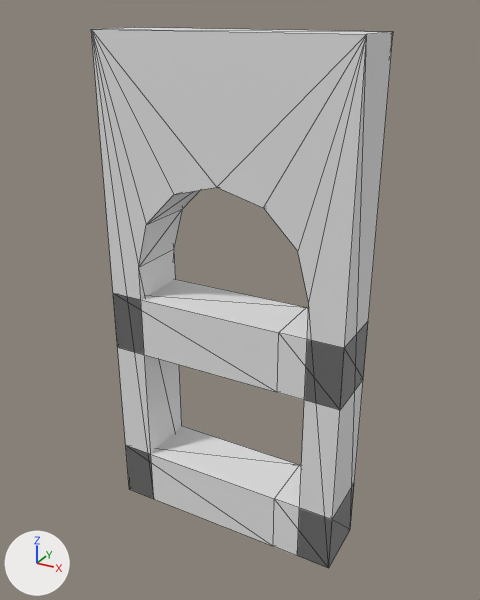
A saved change to the glTF model assets/main_hall_assets/sm_window_wall_02.glb.
Rendered twice from a camera (50 mm lens) standing at (6.65, -7.79, 8.27) and looking at (2.05, 0.57, 4.09). Lighting does not change. The marker at lower left points along +X, +Y and +Z. Mesh edges are drawn as thin lines. Where no turn or scale is listed for an object, it has been applied to the vertices. Vertices at the same position are counted once.

The first picture shows 'sm_window_wall_02'.
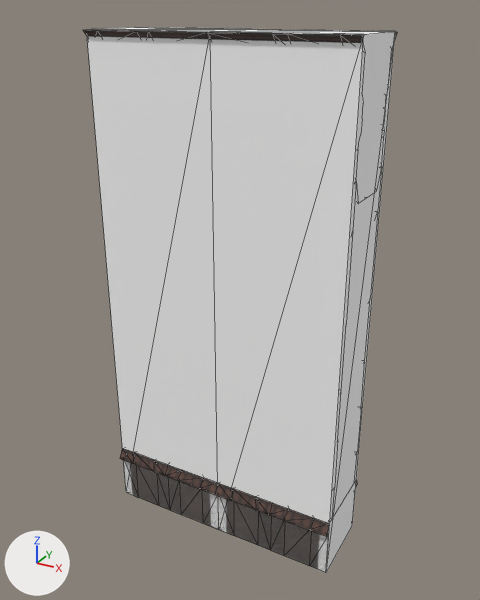
Pixel boxes [x1, y1, x2, y2] of what changed, in the pictures (480 x 600 px):
'sm_window_wall_02', reshaped, moved, rescaled: before [91, 27, 393, 568]; after [86, 27, 395, 573]
'arch_big_003.002', added: after [120, 448, 357, 571]
'sm_arch_wall_01.014', added (black): after [83, 30, 397, 43]

The change in detail:
Picture 'T_archtrim_01' (img_t_archtrim_01) is new.
Material 'M_archtrim_01.005' (mat_m_archtrim_01_005) is new.
Its base color is (1.0, 1.0, 1.0) (white #ffffff).
Material 'M_archtrim_01' (mat_m_archtrim_01) is new.
Its texture is img_t_archtrim_01.
me_cube_018 is used by ob_sm_window_wall_02; location (0.0, 0.0, 0.0).
me_cube_018 had 46 vertices, 88 faces and spanned x 0.0..4.0, y 0.0..1.0, z 0.0..8.0.
me_cube_018 no longer uses material mat_m_grid_04 (white #e7e7e7).
me_cube_018 now has 12 vertices, 20 faces and spans x -4.0..4.0, y -1.2..1.2, z 0.0..8.0.
me_cube_018 part 1: the whole mesh is rebuilt.
me_cube_018 now uses material mat_m_archtrim_01_005 (white #ffffff).
Mesh me_cylinder_021 is new.
It has 207 vertices, 352 faces and spans x 1.5..5.5, y -0.17..1.17, z 6.0..8.0.
It uses material mat_m_archtrim_01 (picture img_t_archtrim_01).
Mesh me_cylinder_018 is new.
It has 435 vertices, 720 faces and spans x -0.99..3.01, y -0.7..0.7, z -1.0..5.32.
Faces by material slot: [656, 64].
It uses material mat_m_archtrim_01 (picture img_t_archtrim_01).
It uses material mat_m_grid_04 (white #e7e7e7).
Object 'sm_window_wall_02' (ob_sm_window_wall_02) moves from (0.0, 0.0, 0.0) to (2.0, 0.5, 0.0).
Object 'sm_window_wall_02' (ob_sm_window_wall_02) is rescaled from (1.0, 1.0, 1.0) to (0.5, 0.5, 1.0).
Object 'sm_arch_wall_01.014' (ob_sm_arch_wall_01_014) is new; it shows me_cylinder_021.
Its location is (-1.5, 0.0, 0.0).
Object 'arch_big_003.002' (ob_arch_big_003_002) is new; it shows me_cylinder_018.
Its location is (0.99, 0.5, 1.0).
